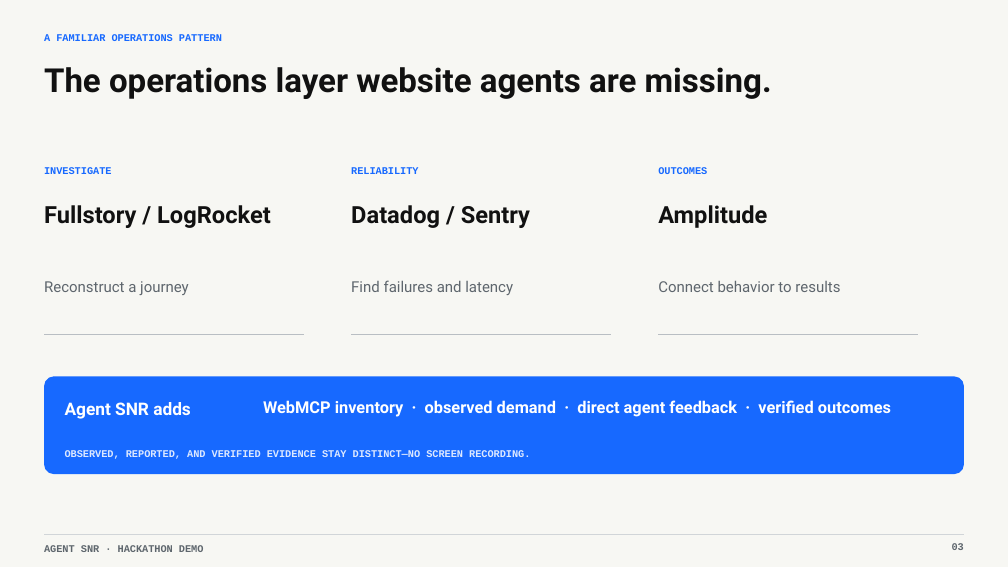
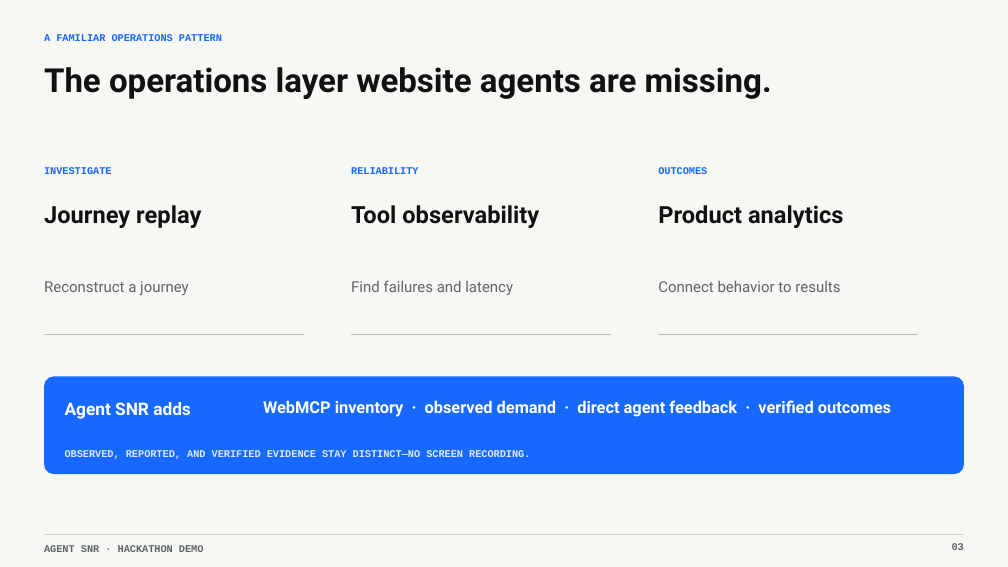
Before and after one commit to jiga/webmcp-agentSNR, a slide deck: slide 3 of submission/agent-snr-hackathon-demo.pptx. Drawn at 1008x567 pixels with LibreOffice and Linux fonts; fonts in the diff are those of the drawing. Boxes give left, top, right and bottom in pixels: in the first picture for what was removed or moved away, otherwise in the second. Text is boxed around its words. In the diff, an @@ line names an element or a change of style, - is before the commit and + after.

```diff
--- a/submission/agent-snr-hackathon-demo.pptx
+++ b/submission/agent-snr-hackathon-demo.pptx
@@ text at (44,205,201,228): text changed @@
-Fullstory / LogRocket
+Journey replay
@@ text at (351,205,539,228): text changed @@
-Datadog / Sentry
+Tool observability
@@ text at (658,205,843,228): text changed @@
-Amplitude
+Product analytics
```
Also in this commit, not shown: 4 other slides changed, 22 other files.
